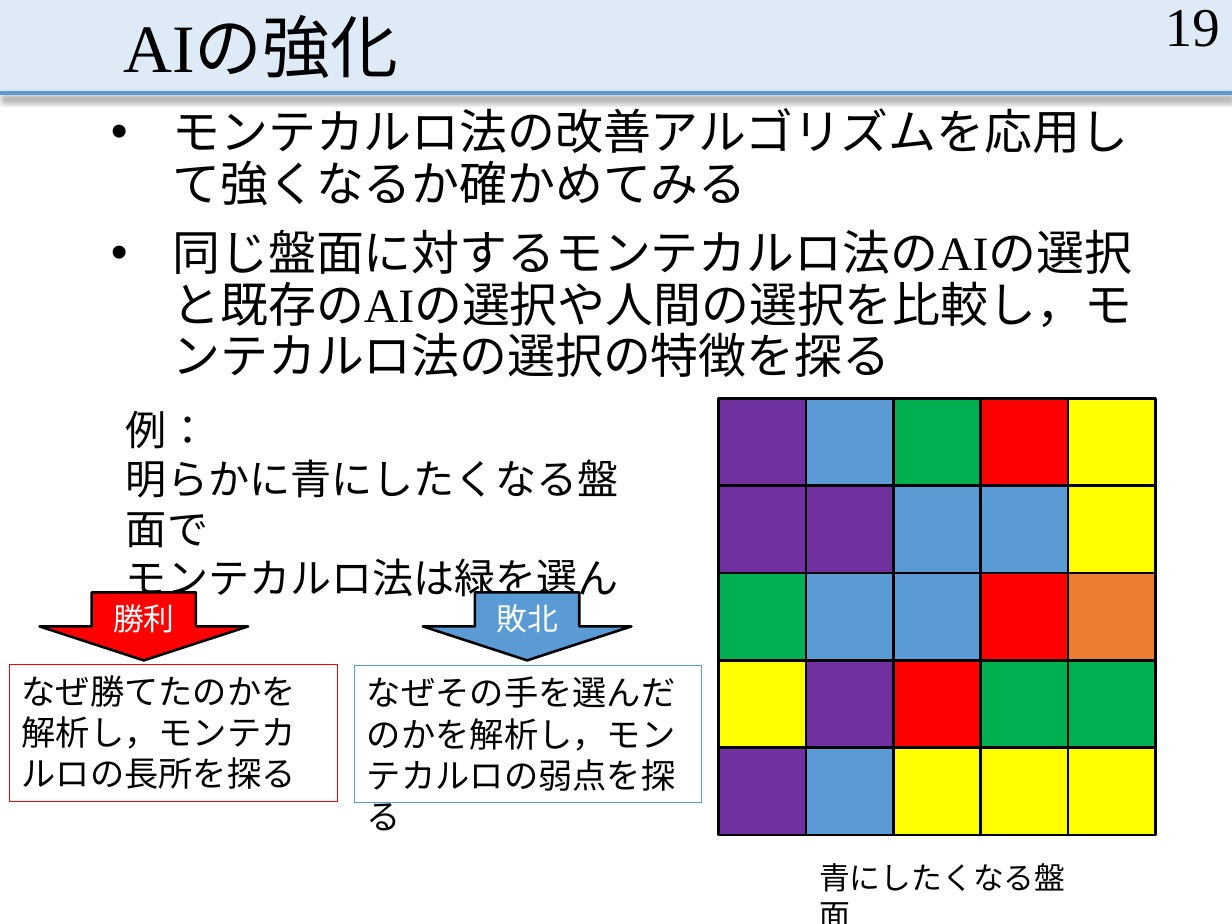
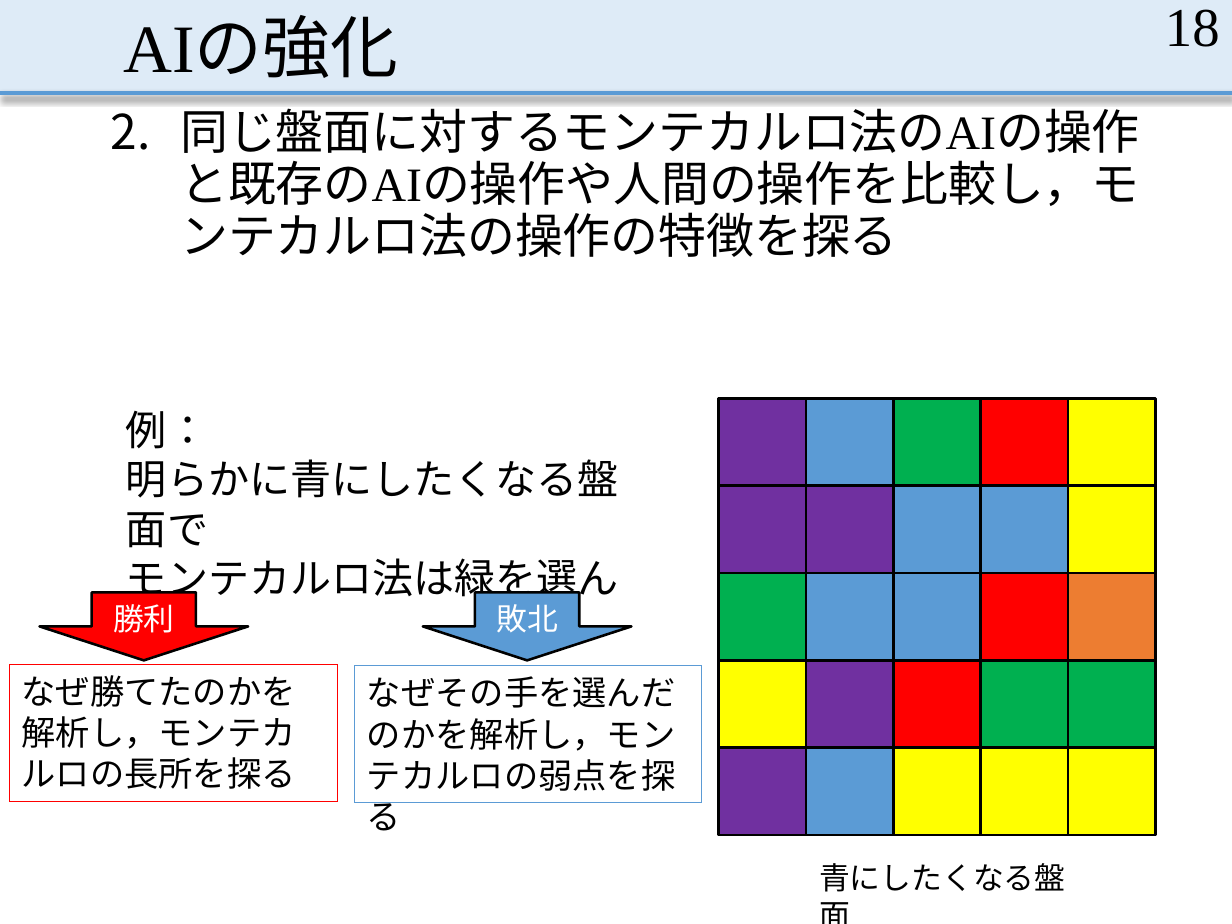
Before and after one commit to MasayaOda/SR, a slide deck: slide 18 of 中間発表.pptx (slide 19 before the commit). Drawn at 1232x924 pixels with LibreOffice and Linux fonts; fonts in the diff are those of the drawing. Boxes give left, top, right and bottom in pixels: in the first picture for what was removed or moved away, otherwise in the second. Text is boxed around its words. In the diff, an @@ line names an element or a change of style, - is before the commit and + after.

```diff
--- a/中間発表.pptx
+++ b/中間発表.pptx
@@ page number at [1165, 9, 1220, 47]: text changed @@
-19
+18
@@ text at [180, 100, 1140, 257]: text changed @@
-• モンテカルロ法の改善アルゴリズムを応用して強くなるか確かめてみる
-• 同じ盤面に対するモンテカルロ法のAIの選択と既存のAIの選択や人間の選択を比較し，モンテカルロ法の選択の特徴を探る
+2. 同じ盤面に対するモンテカルロ法のAIの操作と既存のAIの操作や人間の操作を比較し，モンテカルロ法の操作の特徴を探る
```
Also in this commit, not shown: 11 other slides changed, 1 slide added, 1 slide removed, 5 other files.
